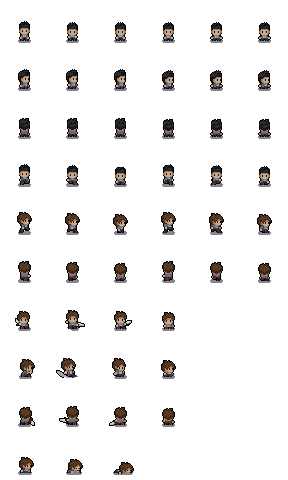
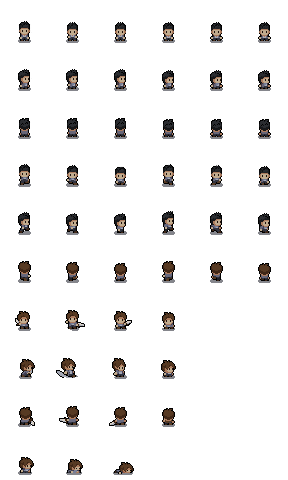
Layer changes from the first 288x480 image to the second:
painted on "player.png" over [17, 211, 272, 227]
